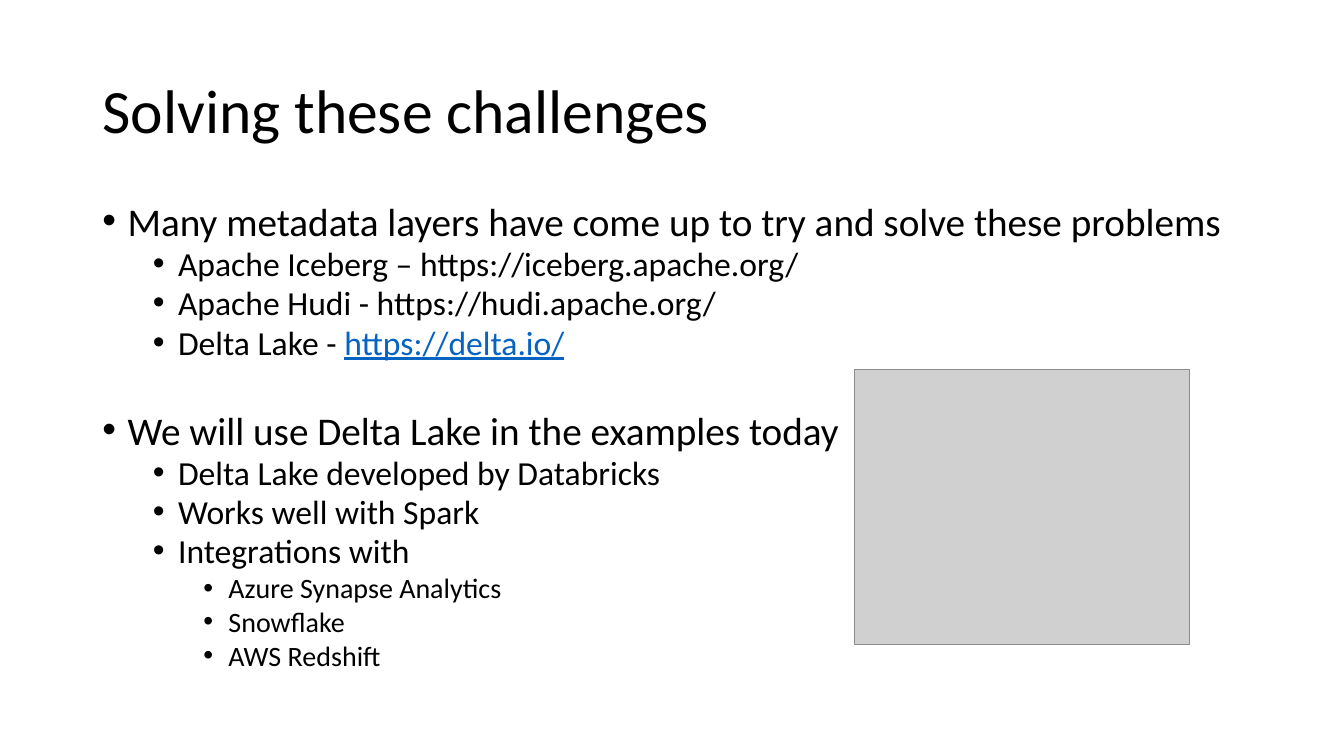
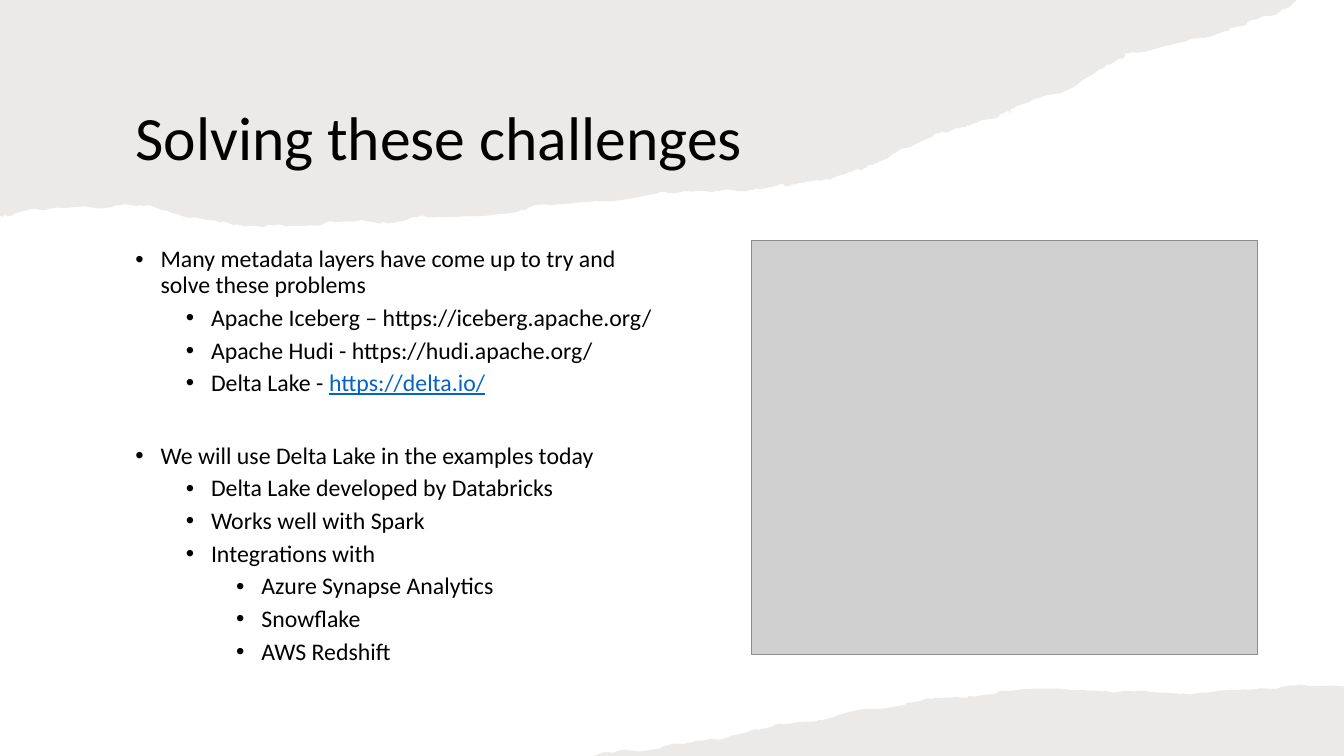
Before and after one commit to shswindell42/Presentations, a slide deck: slide 9 of Building a Data Lakehouse/Building a Data Lakehouse.pptx. Drawn at 1344x756 pixels with LibreOffice and Linux fonts; fonts in the diff are those of the drawing; grey boxes stand for pictures. Boxes give left, top, right and bottom in pixels: in the first picture for what was removed or moved away, otherwise in the second. Text is boxed around its words. In the diff, an @@ line names an element or a change of style, - is before the commit and + after.

Commit message:
Added style

```diff
--- a/Building a Data Lakehouse/Building a Data Lakehouse.pptx
+++ b/Building a Data Lakehouse/Building a Data Lakehouse.pptx
@@ freeform shape added at [0, 0, 1298, 227], fill #82766A at 15% opacity @@
@@ title "Solving these challenges": place and size @@
-title "Solving these challenges" at [102, 90, 709, 144]
+title "Solving these challenges" at [135, 117, 742, 171]
@@ text "Many metadata layers have come ...": place and size @@
-text "Many metadata layers have come ..." at [128, 208, 1221, 667]
+text "Many metadata layers have come ..." at [161, 250, 652, 660]
@@ text "Many metadata layers have come ..." at [161, 250, 652, 660]: size 28 to 17 pt in "Many metadata layers have come up to ...", "We will use Delta Lake in the ..."; size 24 to 17 pt in "Apache Iceberg – https://iceberg.apache.org/", "Apache Hudi - https://hudi.apache.org/", "Delta Lake - https://delta.io/", "Delta Lake developed by Databricks" and 2 more places; size 20 to 17 pt in "Azure Synapse Analytics", "Snowflake", "AWS Redshift"; line spacing 0.8 to 0.9 @@
@@ picture: place and size @@
-picture at [855, 370, 1191, 644]
+picture at [751, 241, 1257, 655]
@@ freeform shape added at [594, 685, 1344, 756], fill #82766A at 15% opacity @@
```
Also in this commit, not shown: 12 other slides changed.
